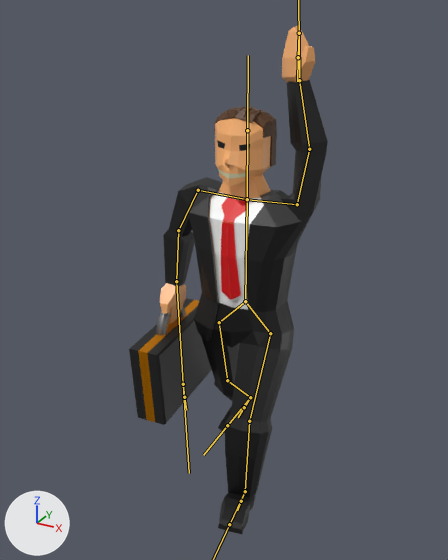
Renders of the FBX model Assets/Resources/PhotonPrefabs/TMPBlender/MrBusiness.fbx from each side of a commit.
One viewpoint serves both versions: a camera (50 mm lens) standing at (7.21, -14.22, 13.52) and looking at (-0.53, -0.14, 6.48). Arrows for +X, +Y and +Z are at lower left; the lights stay in place. Both versions are drawn at frame 1 of the action 'Armature|RunGunU'; the numbers are the values there. The bones that bend it are drawn over the model as lines.

In view in the first picture: 'Cube', 'Cube.001', 'Hair', 'Jacket', 'Pants', 'Shoes', 'Tie', 'Torus'.
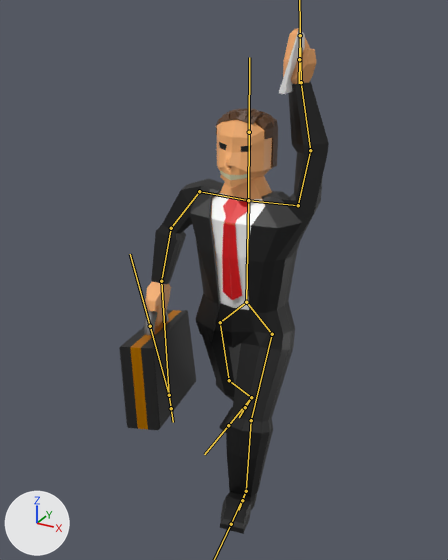
Boxes [x1, y1, x2, y2] around the edits, measured in the pictures (448 x 560 px):
```json
{"object": "Jacket", "change": "posed", "before": [163, 80, 328, 350], "after": [151, 82, 329, 350], "on screen": "8% wider"}
{"object": "Cube", "change": "posed", "before": [160, 25, 315, 323], "after": [145, 28, 316, 326], "on screen": "10% wider"}
{"object": "Pants", "change": "posed", "before": [201, 303, 292, 499], "after": [202, 303, 293, 498]}
{"object": "Cube.001", "change": "posed", "before": [129, 298, 212, 425], "after": [130, 310, 196, 430], "on screen": "20% narrower"}
{"object": "Tie", "change": "posed", "before": [221, 196, 247, 300], "after": [222, 198, 249, 300]}
{"object": "Shoes", "change": "posed", "before": [218, 407, 256, 534], "after": [219, 407, 257, 534]}
{"object": "Hair", "change": "posed", "before": [214, 107, 277, 167], "after": [216, 108, 278, 168]}
{"object": "Cube.002", "change": "now drawn", "after": [119, 310, 173, 429], "on screen": "black"}
{"object": "Cube.003", "change": "now drawn", "after": [279, 29, 305, 94]}
{"object": "Torus", "change": "posed", "before": [156, 307, 186, 336], "after": [144, 310, 169, 336]}
{"bone": "Bone.008", "before": "(198, 190) to (178, 230)", "after": "(199, 191) to (171, 228)"}
{"bone": "Bone.009", "before": "(178, 230) to (176, 281)", "after": "(171, 228) to (161, 281)"}
{"bone": "Bone.010", "before": "(176, 281) to (183, 384)", "after": "(161, 281) to (169, 395)"}
```

Scene script edits in JSON lines:
```json
{"block": "bone_rig_object", "where": "bone_rig_object = bpy.data.objects['Armature']  # the whole rig 'Armature'"}
{"op": "set", "path": "bone_rig_object.location", "old": "(0.06, -0.99, 5.85)", "new": "(0.06, -0.9, 5.8)"}
{"block": "bone_bone_008", "where": "bone_bone_008 = bpy.data.objects['Armature'].pose.bones['Bone.008']  # child of 'Bone.007'"}
{"op": "set", "path": "bone_bone_008.rotation_quaternion", "old": "(0.857, 0.001, -0.005, 0.515)", "new": "(0.896, 0.075, -0.005, 0.438)", "note": "degrees (0, -1, 62) -> degrees (8, -4, 52)"}
{"block": "bone_bone_009", "where": "bone_bone_009 = bpy.data.objects['Armature'].pose.bones['Bone.009']  # child of 'Bone.008'"}
{"op": "set", "path": "bone_bone_009.rotation_quaternion", "old": "(0.978, 0.001, 0.0, 0.206)", "new": "(0.966, 0.048, 0.001, 0.254)", "note": "degrees (0, 0, 24) -> degrees (5, -1, 29)"}
{"block": "bone_bone_010", "where": "bone_bone_010 = bpy.data.objects['Armature'].pose.bones['Bone.010']  # child of 'Bone.009'"}
{"op": "set", "path": "bone_bone_010.rotation_quaternion", "old": "(0.999, 0.001, 0.001, 0.049)", "new": "(0.992, 0.023, 0.0, 0.122)", "note": "degrees (0, 0, 6) -> degrees (3, 0, 14)"}
```
